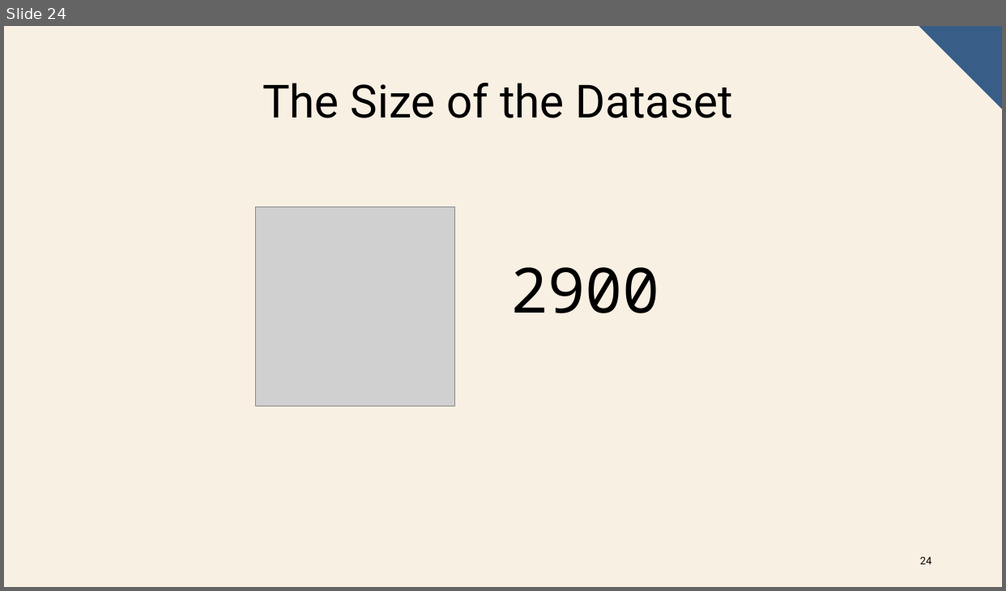
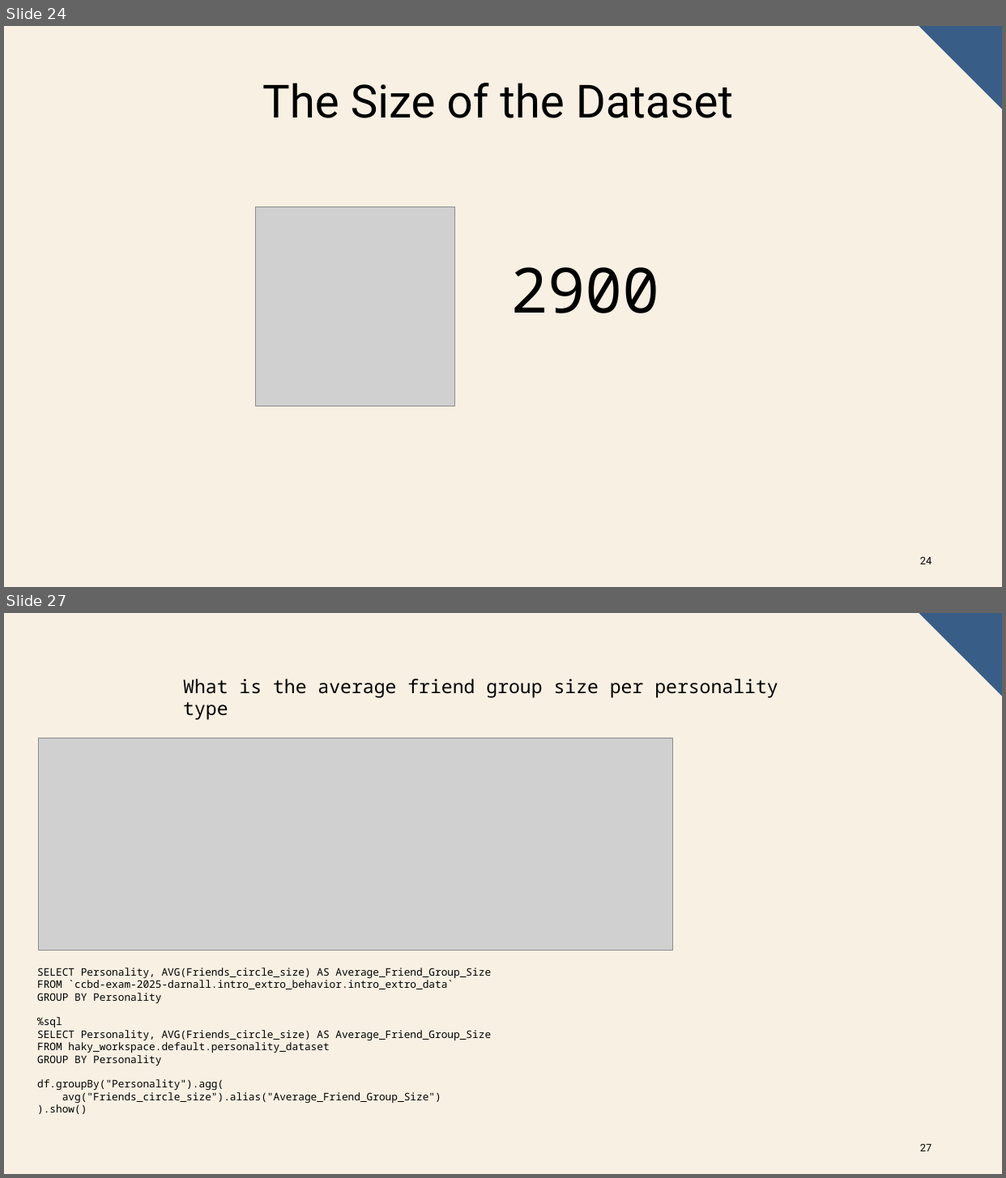
Before and after one commit to AndrewDarnall/Intro-Extro-Scope, a slide deck: docs/ccbd_project_presentation.pptx. Shown one above the other, each under a label of ours: slide 24 before the commit, slides 24 and 27 after it; the slides between them are not shown. The pictures are 1006x591 and 1006x1178 pixels, drawn with LibreOffice and Linux fonts; fonts in the diff are those of the drawing; grey boxes stand for pictures. Boxes give left, top, right and bottom in pixels: in the first picture for what was removed or moved away, otherwise in the second. Text is boxed around its words. In the diff, an @@ line names an element or a change of style, - is before the commit and + after.

```diff
--- a/docs/ccbd_project_presentation.pptx
+++ b/docs/ccbd_project_presentation.pptx
@@ slide 27 added at [4, 613, 1002, 1174], background #F8F0E3; not listed: 1 template element that a slide beside it also shows @@
@@ text added at [183, 679, 778, 698], 18 pt, text #000000 @@
+What is the average friend group size per personality type
@@ picture added at [39, 738, 672, 951] @@
@@ text added at [37, 968, 491, 1114], 10 pt, text #000000 @@
+SELECT Personality, AVG(Friends_circle_size) AS Average_Friend_Group_Size
+FROM `ccbd-exam-2025-darnall.intro_extro_behavior.intro_extro_data`
+GROUP BY Personality
+%sql
+SELECT Personality, AVG(Friends_circle_size) AS Average_Friend_Group_Size
+FROM haky_workspace.default.personality_dataset
+GROUP BY Personality
+df.groupBy("Personality").agg(
+avg("Friends_circle_size").alias("Average_Friend_Group_Size")
+).show()
@@ page number added at [920, 1144, 931, 1152], 10 pt, text #000000 @@
+27
```
Also in this commit, not shown: 13 other slides added, 1 slide removed, 1 other file.
